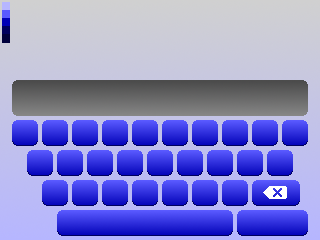
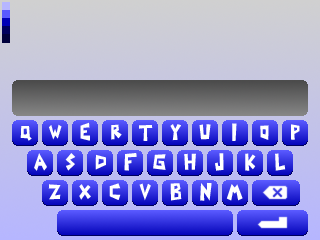
Layers edited between the first and the second 320 × 240 image:
painted on "key_labels" over [left=20, top=122, right=300, bottom=229]
